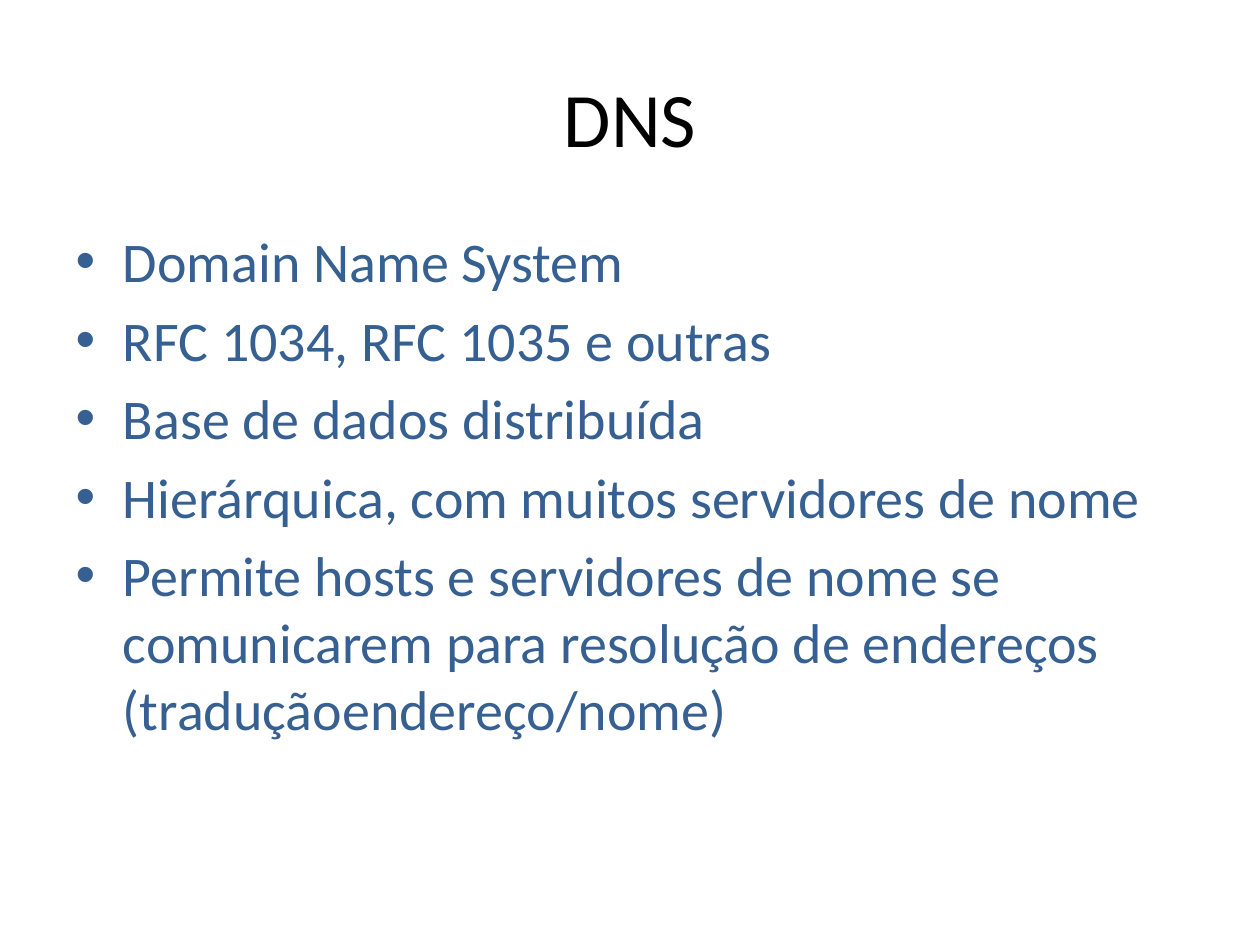
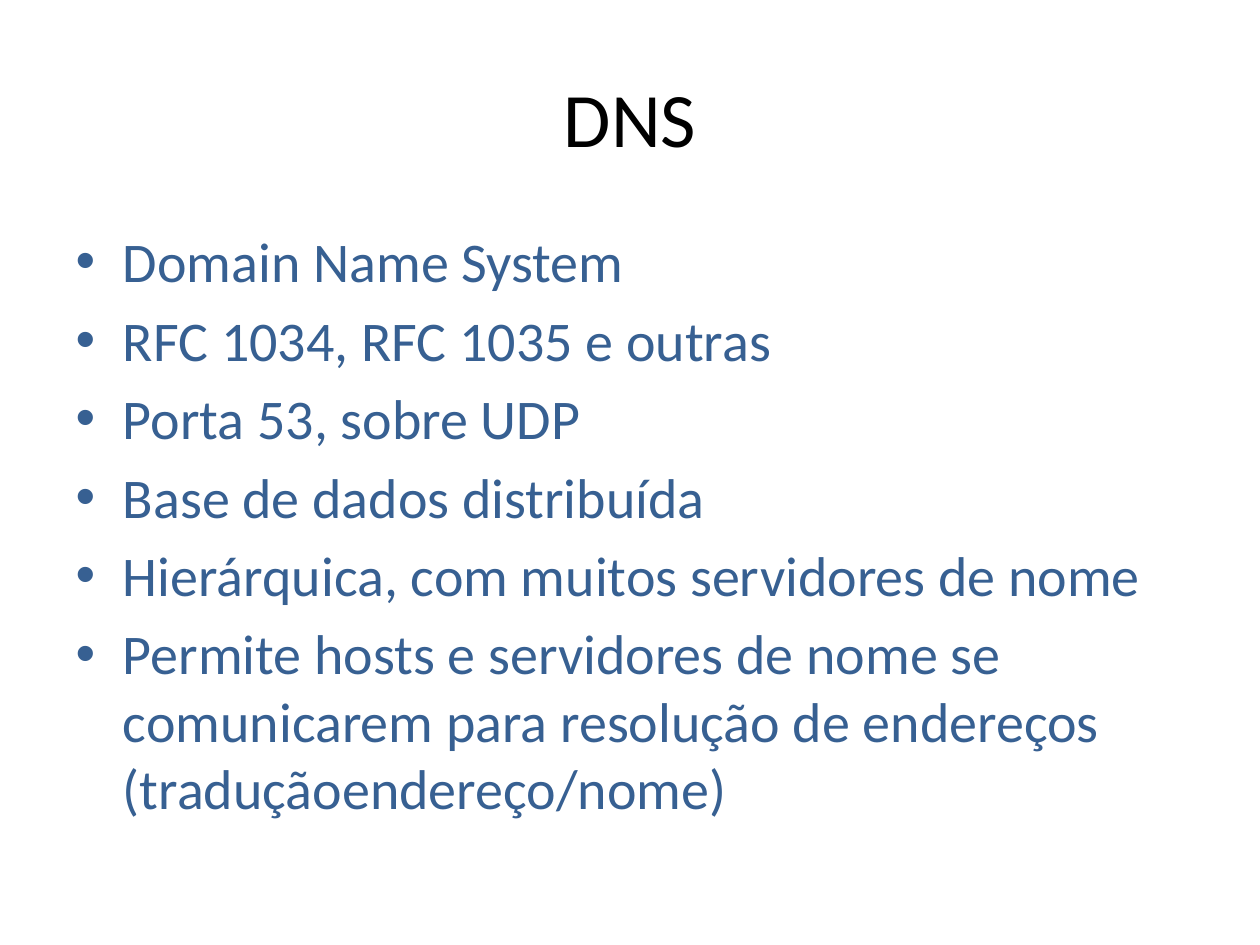
Before and after one commit to niviaquental/niviaquental.github.io, a slide deck: slide 15 of Presentations/Aula03-Aplicacao-EmailDNS/03-DNSEmail.pptx. Drawn at 1260x945 pixels with LibreOffice and Linux fonts; fonts in the diff are those of the drawing; background and template pictures are left out. Boxes give left, top, right and bottom in pixels: in the first picture for what was removed or moved away, otherwise in the second. Text is boxed around its words. In the diff, an @@ line names an element or a change of style, - is before the commit and + after.

```diff
--- a/Presentations/Aula03-Aplicacao-EmailDNS/03-DNSEmail.pptx
+++ b/Presentations/Aula03-Aplicacao-EmailDNS/03-DNSEmail.pptx
@@ text at [123, 400, 580, 446]: paragraph added @@
+• Porta 53, sobre UDP
```
Also in this commit, not shown: 1 slide added.
